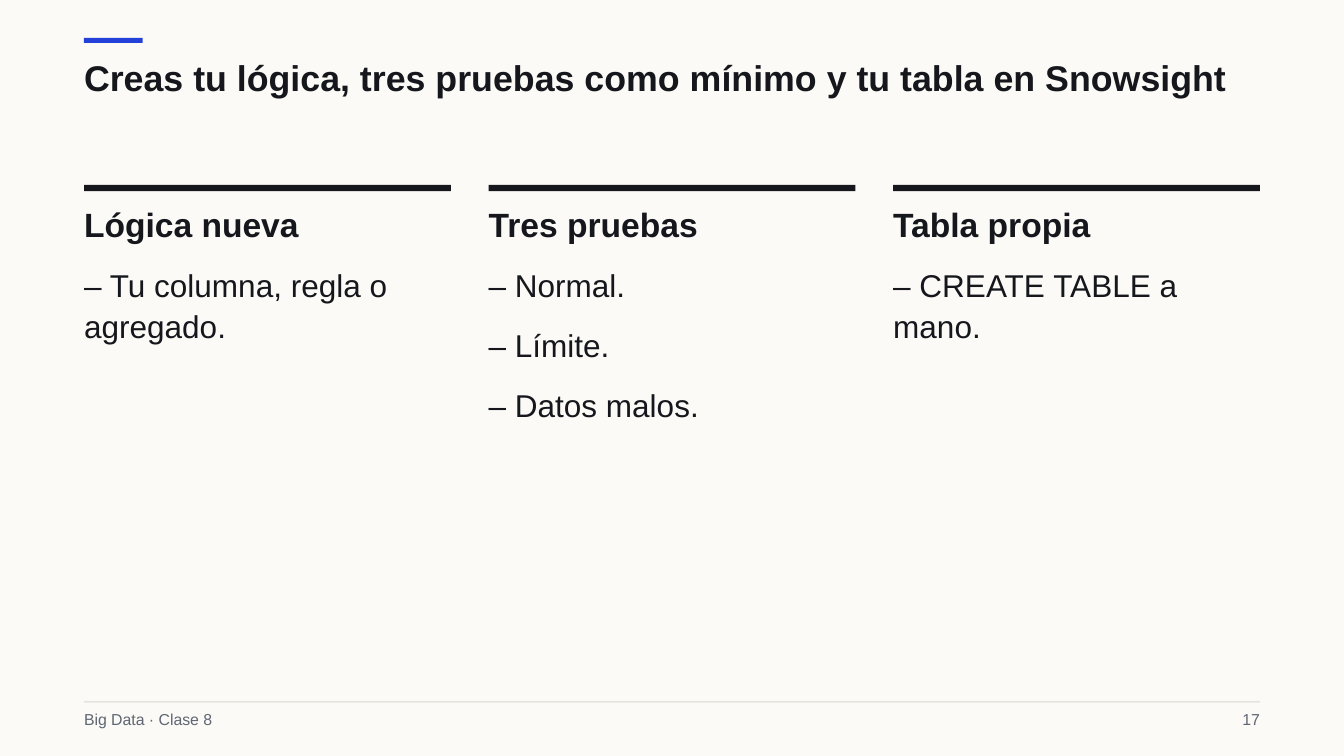
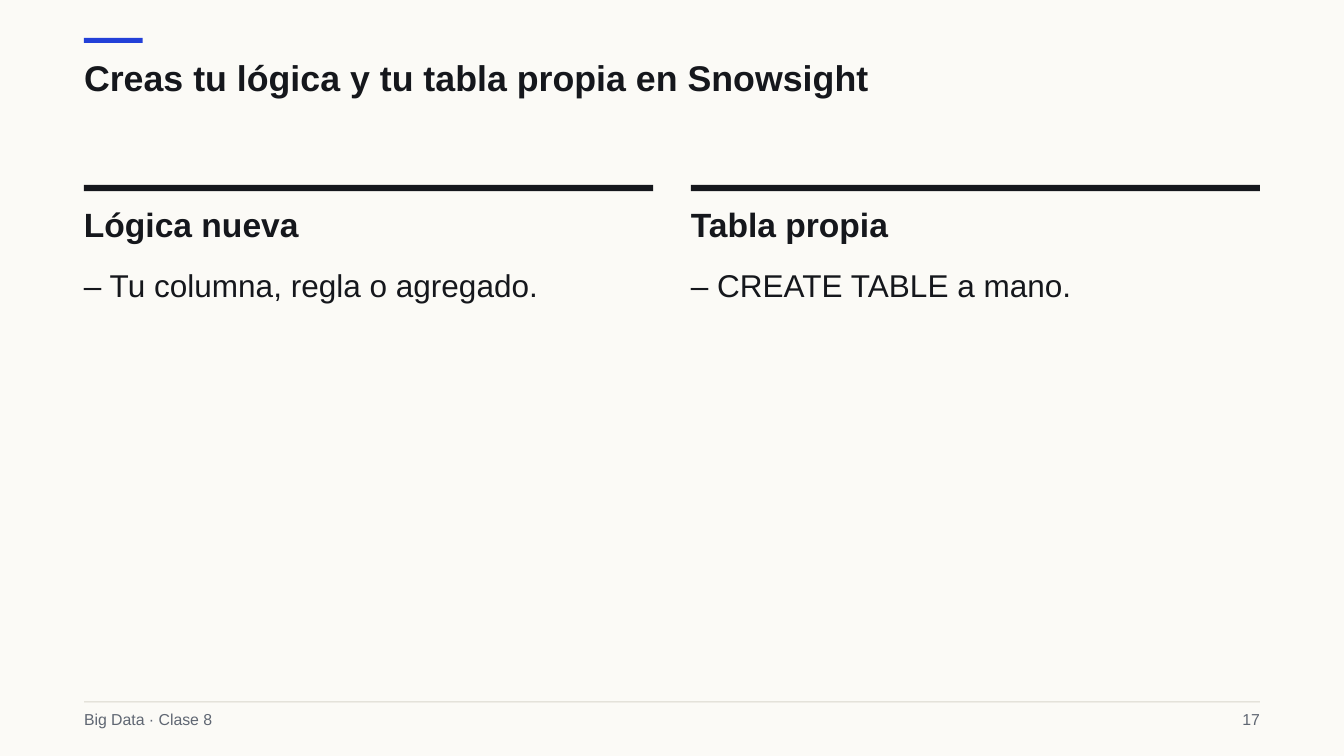
Before and after one commit to Apaezc/bigdata-udem-2026, a slide deck: slide 17 of curso/clase08/deck/slides.pptx. Drawn at 1344x756 pixels with LibreOffice and Linux fonts; fonts in the diff are those of the drawing. Boxes give left, top, right and bottom in pixels: in the first picture for what was removed or moved away, otherwise in the second. Text is boxed around its words. In the diff, an @@ line names an element or a change of style, - is before the commit and + after.

```diff
--- a/curso/clase08/deck/slides.pptx
+++ b/curso/clase08/deck/slides.pptx
@@ text at [84,64,869,98]: text changed @@
-Creas tu lógica, tres pruebas como mínimo y tu tabla en Snowsight
+Creas tu lógica y tu tabla propia en Snowsight
@@ rectangle: place and size @@
-rectangle at [84,185,451,191]
+rectangle at [84,185,653,191]
@@ rectangle removed at [489,185,856,191] @@
@@ text "Tabla propia": place and size @@
-text "Tabla propia" at [893,212,1091,244]
+text "Tabla propia" at [691,212,888,244]
@@ rectangle: place and size @@
-rectangle at [893,185,1260,191]
+rectangle at [691,185,1260,191]
@@ text removed at [489,212,698,244] @@
-Tres pruebas
@@ text "– Tu columna, regla o ..." rewrapped from [84,274,388,344] to [110,274,538,303] @@
@@ text "– CREATE TABLE a mano." rewrapped from [893,275,1178,339] to [717,275,1072,298] @@
@@ text removed at [515,274,699,418] @@
-– Normal.
-– Límite.
-– Datos malos.
```
Also in this commit, not shown: 37 other slides changed, 1 slide added, 15 other files.
